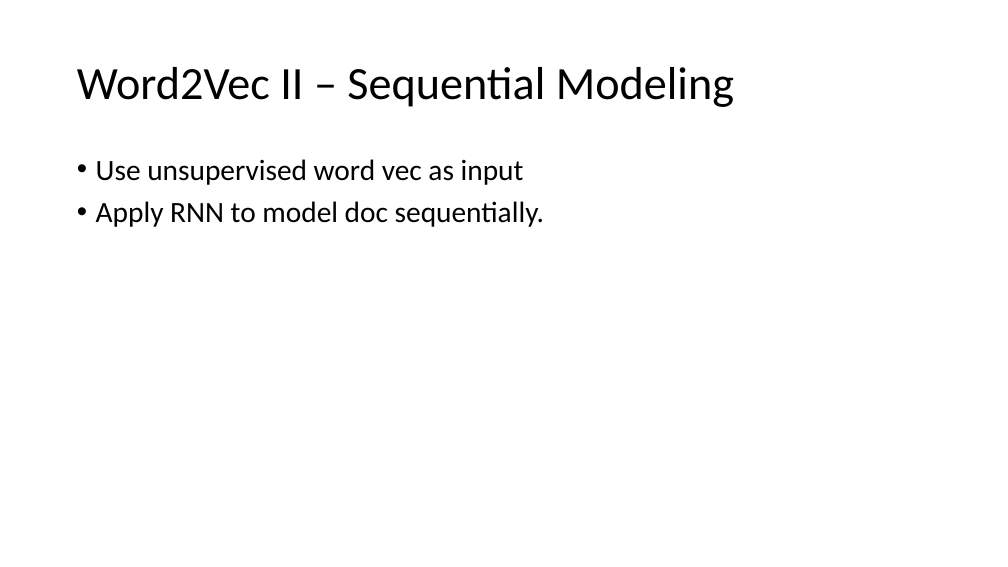
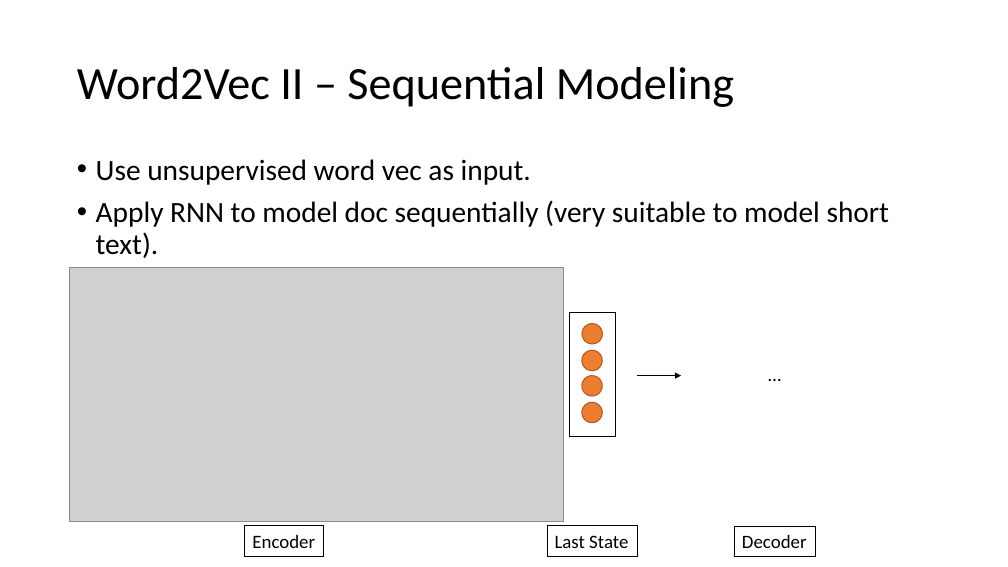
Before and after one commit to jirachikai/nlp-tutorial, a slide deck: slide 17 of slides.pptx (slide 14 before the commit). Drawn at 1008x567 pixels with LibreOffice and Linux fonts; fonts in the diff are those of the drawing; grey boxes stand for pictures. Boxes give left, top, right and bottom in pixels: in the first picture for what was removed or moved away, otherwise in the second. Text is boxed around its words. In the diff, an @@ line names an element or a change of style, - is before the commit and + after.

```diff
--- a/slides.pptx
+++ b/slides.pptx
@@ text at box(96, 159, 889, 258): text changed @@
-• Use unsupervised word vec as input
-• Apply RNN to model doc sequentially.
+• Use unsupervised word vec as input.
+• Apply RNN to model doc sequentially (very suitable to model short text).
@@ picture added at box(70, 268, 564, 523) @@
@@ text added at box(761, 359, 789, 389), 18 pt, text #000000 @@
+…
@@ arrow added from (637, 376) to (681, 376), #000000 1.5 pt @@
@@ group added at box(570, 312, 616, 437): 4 ellipses, 1 rectangle @@
@@ rectangle added at box(245, 526, 324, 557), fill #FFFFFF, outline #000000 1 pt, 18 pt, text #000000 @@
+Encoder
@@ rectangle added at box(547, 526, 637, 556), fill #FFFFFF, outline #000000 1 pt, 18 pt, text #000000 @@
+Last State
@@ rectangle added at box(735, 526, 816, 557), fill #FFFFFF, outline #000000 1 pt, 18 pt, text #000000 @@
+Decoder
```
Also in this commit, not shown: 2 other slides changed, 3 slides added.
